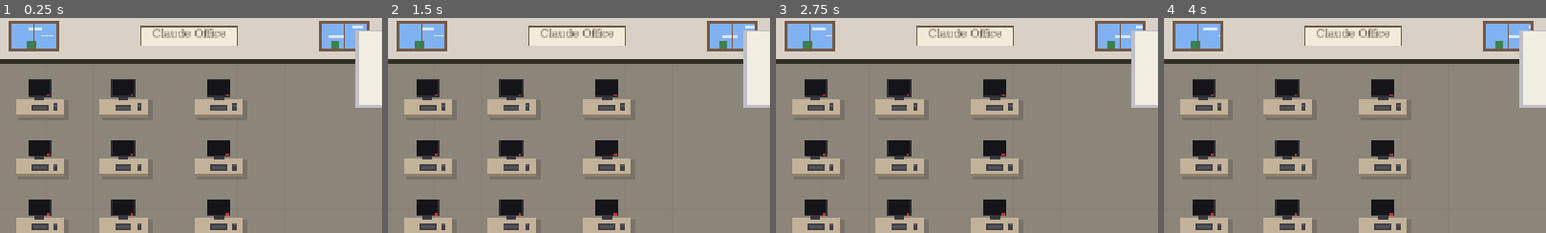
Above: before the commit, frames 1-4 (left to right).
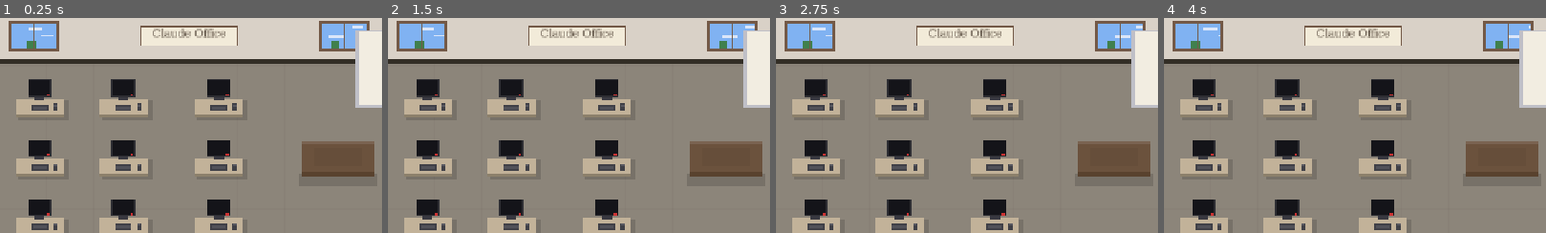
Above: after the commit, the same moments.

Repository: pknull/ccworkspace
Game: Godot game, scene res://scenes/Main.tscn
The game is run twice, just before and just after one commit, with the same random seed, the same clock (stepped at 60 frames per second) and the same inputs.
Inputs (mouse positions are % of the whole screen's width and height, from its top left):
- Up to frame 1 (0.25 s): no input
- Up to frame 2 (1.5 s): tap Enter at 0.5 s; move the mouse to (72, 45) at 0.52 s; click (72, 45) at 0.67 s; click "Reset Layout" at 1.25 s
- Up to frame 3 (2.75 s): drag from (30, 55) to (45, 70) at 2.02 s
- Up to frame 4 (4 s): move the mouse to (60, 28) at 2.77 s; click (60, 28) at 2.92 s; drag from (45, 70) to (20, 35) at 3.52 s
The pictures show only the part of the screen within x 25-75%, y 0-50%; the shares and areas given below are measured in that part.

The runs differ from the first frame. In frame 1, 3.1% of the frame differs, in the area x 79-98%, y 57-74%; in frame 2, 3.1%; in frame 3, 3.1%; in frame 4, 3.1%.

Commit message:
Add meeting table overflow for agents when desks are full
When all 16 desks are occupied, agents now go to a meeting table
in the upper-right area instead of being rejected.

Features:
- Meeting table visual (dark wood conference table)
- 8 standing spots around the table
- MEETING state with corporate meeting phrases:
  "Let's sync up", "Action items?", "Per my last...", etc.
- Agents chat more frequently while in meetings (50% higher rate)
- Meeting agents deliver to shredder and socialize like desk workers
- Meeting spots released when agents complete/leave

Files changed:
- OfficeConstants.gd: Table position, size, 8 standing spots
- OfficePalette.gd: Meeting table wood colors
- OfficeVisualFactory.gd: create_meeting_table() function
- Agent.gd: MEETING state, meeting phrases, start_meeting()
- OfficeManager.gd: Meeting overflow tracking, spawn logic

Co-Authored-By: Claude Opus 4.5 <noreply@anthropic.com>

Diff:
--- a/scripts/Agent.gd
+++ b/scripts/Agent.gd
@@ -3,7 +3,7 @@
 
 signal work_completed(agent: Agent)
 
-enum State { SPAWNING, WALKING_TO_DESK, WORKING, DELIVERING, SOCIALIZING, LEAVING, COMPLETING, IDLE }
+enum State { SPAWNING, WALKING_TO_DESK, WORKING, DELIVERING, SOCIALIZING, LEAVING, COMPLETING, IDLE, MEETING }
 
 # Shirt/tie colors by agent type (more muted, office-appropriate)
 const AGENT_COLORS = {
@@ -89,6 +89,10 @@
 var obstacles: Array[Rect2] = []
 var work_timer: float = 0.0
 var socialize_timer: float = 0.0
+
+# Meeting overflow state
+var is_in_meeting: bool = false
+var meeting_spot: Vector2 = Vector2.ZERO
 
 # Pathfinding
 var path_waypoints: Array[Vector2] = []
@@ -557,6 +561,8 @@
 			# Idle agents can still walk to a destination (e.g., water cooler)
 			if not path_waypoints.is_empty():
 				_process_walking_path(delta)
+		State.MEETING:
+			_process_meeting(delta)
 
 func _check_mouse_hover() -> void:
 	var mouse_pos = get_local_mouse_position()
@@ -586,6 +592,7 @@
 				State.LEAVING: state_text = "Leaving"
 				State.COMPLETING: state_text = "Done!"
 				State.IDLE: state_text = "Idle"
+				State.MEETING: state_text = "In meeting"
 
 			# Build tooltip content - compact single-line spacing
 			var lines: Array[String] = []
@@ -747,6 +754,40 @@
 		# Pick next action: another spot or finally leave
 		_pick_post_work_action()
 
+func _process_meeting(delta: float) -> void:
+	# Walk to meeting spot if not there yet
+	if not path_waypoints.is_empty():
+		_process_walking_path(delta)
+		return
+
+	# Track work time (meetings count as work)
+	work_elapsed += delta
+
+	# Subtle standing animation (shift weight)
+	if body:
+		body.position.y = -15 + sin(Time.get_ticks_msec() * 0.003) * 1.5
+	if head:
+		head.position.y = -35 + sin(Time.get_ticks_msec() * 0.003 + 0.3) * 1.5
+
+	# Meeting-specific spontaneous bubbles
+	_process_spontaneous_bubble(delta, false, true)  # Third param = is_meeting
+
+	# Check if we have a pending completion
+	if pending_completion:
+		if work_elapsed >= min_work_time:
+			print("[Agent %s] Meeting done, completing" % agent_id)
+			pending_completion = false
+			is_in_meeting = false
+			_start_delivering()
+
+func start_meeting(spot: Vector2) -> void:
+	is_in_meeting = true
+	meeting_spot = spot
+	state = State.MEETING
+	_build_path_to(spot)
+	if status_label:
+		status_label.text = "Heading to meeting..."
+
 func _process_working(delta: float) -> void:
 	# Track work time
 	work_elapsed += delta
@@ -805,7 +846,12 @@
 		if assigned_desk.has_method("hide_tool"):
 			assigned_desk.hide_tool()
 		assigned_desk.set_occupied(false)
+	_start_delivering()
+
+func _start_delivering() -> void:
 	state = State.DELIVERING
+	if not document:
+		_create_document()
 	# Pick a random approach position to the shredder (from any accessible side)
 	var delivery_pos = _get_random_shredder_approach()
 	_build_path_to(delivery_pos)
@@ -902,6 +948,15 @@
 				pending_completion = true
 				if status_label:
 					status_label.text = "Wrapping up..."
+		State.MEETING:
+			# If we haven't met long enough, delay completion
+			if work_elapsed >= min_work_time:
+				is_in_meeting = false
+				_start_delivering()
+			else:
+				pending_completion = true
+				if status_label:
+					status_label.text = "Wrapping up meeting..."
 		State.SPAWNING, State.WALKING_TO_DESK:
 			pending_completion = true
 			if status_label:
@@ -1150,6 +1205,14 @@
 	"Love this cooler.", "Quick break!", "Busy day!", "Same here.",
 ]
 
+const MEETING_PHRASES = [
+	"Good point.", "Let's sync up.", "Action items?", "Any blockers?",
+	"Per my last...", "Circling back...", "Take it offline?", "Synergies!",
+	"Moving forward...", "Aligned.", "Let's table that.", "Deep dive?",
+	"Bandwidth?", "EOD works.", "Ping me later.", "Noted.",
+	"That's a stretch.", "Can we scope it?", "Dependencies?", "Ship it!",
+]
+
 func _input(event: InputEvent) -> void:
 	if event is InputEventMouseButton and event.pressed and event.button_index == MOUSE_BUTTON_LEFT:
 		# Check if click is on this agent
@@ -1310,7 +1373,7 @@
 		body.position.y = base_body_y
 
 # Spontaneous voice bubble functions
-func _process_spontaneous_bubble(delta: float, is_socializing: bool = false) -> void:
+func _process_spontaneous_bubble(delta: float, is_socializing: bool = false, is_meeting: bool = false) -> void:
 	# Don't process if already showing a reaction
 	if reaction_timer > 0:
 		return
@@ -1322,16 +1385,22 @@
 
 	spontaneous_bubble_timer += delta
 
-	# Different intervals for working vs socializing
-	var check_interval = SPONTANEOUS_CHECK_INTERVAL if not is_socializing else SPONTANEOUS_CHECK_INTERVAL * 0.6
-	var chance = SPONTANEOUS_CHANCE if not is_socializing else SPONTANEOUS_CHANCE * 1.5
+	# Different intervals: meetings have higher chance (more chatty)
+	var check_interval = SPONTANEOUS_CHECK_INTERVAL
+	var chance = SPONTANEOUS_CHANCE
+	if is_meeting:
+		check_interval = SPONTANEOUS_CHECK_INTERVAL * 0.5  # Check more often in meetings
+		chance = SPONTANEOUS_CHANCE * 2.0  # Much more chatty
+	elif is_socializing:
+		check_interval = SPONTANEOUS_CHECK_INTERVAL * 0.6
+		chance = SPONTANEOUS_CHANCE * 1.5
 
 	if spontaneous_bubble_timer >= check_interval:
 		spontaneous_bubble_timer = 0.0
 		if randf() < chance:
 			# Check global coordination (only one spontaneous bubble at a time)
 			if _can_show_spontaneous_globally():
-				_show_spontaneous_reaction(is_socializing)
+				_show_spontaneous_reaction(is_socializing, is_meeting)
 				spontaneous_cooldown = SPONTANEOUS_COOLDOWN
 
 func _can_show_spontaneous_globally() -> bool:
@@ -1340,9 +1409,13 @@
 		return office_manager.can_show_spontaneous_bubble()
 	return true  # Default to yes if no manager
 
-func _show_spontaneous_reaction(is_socializing: bool = false) -> void:
+func _show_spontaneous_reaction(is_socializing: bool = false, is_meeting: bool = false) -> void:
 	# Pick appropriate phrase based on context
-	var phrases = SOCIALIZING_PHRASES if is_socializing else WORKING_PHRASES
+	var phrases = WORKING_PHRASES
+	if is_meeting:
+		phrases = MEETING_PHRASES
+	elif is_socializing:
+		phrases = SOCIALIZING_PHRASES
 	var phrase = phrases[randi() % phrases.size()]
 
 	# Notify manager that we're showing a bubble
--- a/scripts/OfficeConstants.gd
+++ b/scripts/OfficeConstants.gd
@@ -64,6 +64,23 @@
 const FILING_CABINET_POSITION: Vector2 = Vector2(50, 555) # X=cell 2, Y=cell 23
 const SHREDDER_POSITION: Vector2 = Vector2(1210, 535)     # X=cell 60, Y=cell 22
 const TASKBOARD_POSITION: Vector2 = Vector2(920, 20)      # Top-right corner
+
+# Meeting table for overflow agents (right side of office)
+const MEETING_TABLE_POSITION: Vector2 = Vector2(890, 235)  # Upper-right area
+const MEETING_TABLE_SIZE: Vector2 = Vector2(120, 60)       # Rectangular conference table
+const MEETING_TABLE_OBSTACLE: Vector2 = Vector2(130, 70)   # Slightly larger for pathfinding
+
+# Meeting table standing positions (around the table)
+const MEETING_SPOTS: Array[Vector2] = [
+	Vector2(830, 205),   # Left-top
+	Vector2(830, 265),   # Left-bottom
+	Vector2(950, 205),   # Right-top
+	Vector2(950, 265),   # Right-bottom
+	Vector2(870, 175),   # Top-left
+	Vector2(910, 175),   # Top-right
+	Vector2(870, 295),   # Bottom-left
+	Vector2(910, 295),   # Bottom-right
+]
 
 # Taskboard dimensions for dragging
 const TASKBOARD_SIZE: Vector2 = Vector2(170, 130)
--- a/scripts/OfficeManager.gd
+++ b/scripts/OfficeManager.gd
@@ -19,6 +19,12 @@
 var door_position: Vector2 = OfficeConstants.DOOR_POSITION
 var shredder_position: Vector2 = OfficeConstants.SHREDDER_POSITION
 var taskboard_position: Vector2 = OfficeConstants.TASKBOARD_POSITION
+var meeting_table_position: Vector2 = OfficeConstants.MEETING_TABLE_POSITION
+
+# Meeting table overflow tracking
+var meeting_table: Node2D = null
+var meeting_spots_occupied: Array[bool] = []  # Track which spots are taken
+var agents_in_meeting: Dictionary = {}  # agent_id -> spot_index
 
 # Draggable furniture references
 var draggable_water_cooler: Node2D = null
@@ -181,6 +187,17 @@
 	draggable_shredder.position_changed.connect(_on_item_position_changed)
 	add_child(draggable_shredder)
 	office_obstacles.append(Rect2(shredder_position.x - 15, shredder_position.y - 20, 30, 40))
+
+	# Meeting table (overflow area - not draggable)
+	meeting_table = OfficeVisualFactory.create_meeting_table()
+	meeting_table.position = meeting_table_position
+	add_child(meeting_table)
+	# Register as obstacle
+	var table_size = OfficeConstants.MEETING_TABLE_OBSTACLE
+	office_obstacles.append(Rect2(meeting_table_position.x - table_size.x / 2, meeting_table_position.y - table_size.y / 2, table_size.x, table_size.y))
+	# Initialize meeting spots (8 spots around the table)
+	meeting_spots_occupied.resize(OfficeConstants.MEETING_SPOTS.size())
+	meeting_spots_occupied.fill(false)
 
 func _create_desks() -> void:
 	var desk_x_positions = OfficeConstants.DESK_POSITIONS_X
@@ -233,6 +250,7 @@
 	_register_furniture_obstacle("plant", plant_position, OfficeConstants.PLANT_OBSTACLE)
 	_register_furniture_obstacle("filing_cabinet", filing_cabinet_position, OfficeConstants.FILING_CABINET_OBSTACLE)
 	_register_furniture_obstacle("shredder", shredder_position, OfficeConstants.SHREDDER_OBSTACLE)
+	_register_furniture_obstacle("meeting_table", meeting_table_position, OfficeConstants.MEETING_TABLE_OBSTACLE)
 
 func _register_furniture_obstacle(obstacle_id: String, pos: Vector2, size: Vector2) -> void:
 	var rect = Rect2(pos.x - size.x / 2, pos.y - size.y / 2, size.x, size.y)
@@ -360,10 +378,17 @@
 
 	print("[OfficeManager] Spawning agent: %s (%s)" % [agent_type, agent_id])
 
+	# Try to find a desk first
 	var desk = _find_available_desk()
+	var meeting_spot_idx = -1
+
 	if desk == null:
-		push_warning("No available desks!")
-		return
+		# No desk - try meeting table overflow
+		meeting_spot_idx = _find_available_meeting_spot()
+		if meeting_spot_idx == -1:
+			push_warning("No available desks or meeting spots!")
+			return
+		print("[OfficeManager] No desk available, using meeting table spot %d" % meeting_spot_idx)
 
 	# Track by session
 	if not agents_by_session.has(session_id):
@@ -385,9 +410,20 @@
 	agent.set_obstacles(office_obstacles)
 	agent.navigation_grid = navigation_grid  # Use grid-based pathfinding
 	agent.office_manager = self  # For spontaneous bubble coordination
-	agent.assign_desk(desk)
 	agent.work_completed.connect(_on_agent_completed)
 	add_child(agent)
+
+	if desk != null:
+		# Normal desk assignment
+		agent.assign_desk(desk)
+		_draw_spawn_connection(spawn_pos, desk.get_work_position(), agent_type)
+	else:
+		# Meeting table overflow
+		var meeting_spot = OfficeConstants.MEETING_SPOTS[meeting_spot_idx]
+		meeting_spots_occupied[meeting_spot_idx] = true
+		agents_in_meeting[agent_id] = meeting_spot_idx
+		agent.start_meeting(meeting_spot)
+		_draw_spawn_connection(spawn_pos, meeting_spot, agent_type)
 
 	# Track agent
 	active_agents[agent_id] = agent
@@ -396,8 +432,20 @@
 	agent_by_type[agent_type].append(agent_id)
 
 	# Visual feedback
-	_draw_spawn_connection(spawn_pos, desk.get_work_position(), agent_type)
 	status_label.text = "Spawned: %s" % agent_type
+
+func _find_available_meeting_spot() -> int:
+	for i in range(meeting_spots_occupied.size()):
+		if not meeting_spots_occupied[i]:
+			return i
+	return -1
+
+func _release_meeting_spot(agent_id: String) -> void:
+	if agents_in_meeting.has(agent_id):
+		var spot_idx = agents_in_meeting[agent_id]
+		if spot_idx >= 0 and spot_idx < meeting_spots_occupied.size():
+			meeting_spots_occupied[spot_idx] = false
+		agents_in_meeting.erase(agent_id)
 
 func _handle_agent_complete(data: Dictionary) -> void:
 	var agent_id = data.get("agent_id", "")
@@ -509,6 +557,9 @@
 		agent_by_type[agent.agent_type].erase(aid)
 	if agent.session_id and agents_by_session.has(agent.session_id):
 		agents_by_session[agent.session_id].erase(aid)
+
+	# Release meeting spot if this agent was in a meeting
+	_release_meeting_spot(aid)
 
 	agent.queue_free()
 
--- a/scripts/OfficePalette.gd
+++ b/scripts/OfficePalette.gd
@@ -30,6 +30,11 @@
 # Desk
 const DESK_SURFACE = Color(0.76, 0.70, 0.60)
 const DESK_EDGE = Color(0.55, 0.50, 0.42)
+
+# Meeting Table (darker wood conference table)
+const MEETING_TABLE_SURFACE = Color(0.42, 0.32, 0.24)
+const MEETING_TABLE_EDGE = Color(0.35, 0.26, 0.18)
+const MEETING_TABLE_LEG = Color(0.30, 0.22, 0.16)
 
 # Metal (filing cabinet, etc)
 const METAL_GRAY = Color(0.5, 0.5, 0.52)
--- a/scripts/OfficeVisualFactory.gd
+++ b/scripts/OfficeVisualFactory.gd
@@ -231,6 +231,59 @@
 	shredder.add_child(led)
 
 	return shredder
+
+static func create_meeting_table() -> Node2D:
+	var table = Node2D.new()
+	table.name = "MeetingTable"
+
+	# Shadow under table
+	var shadow = ColorRect.new()
+	shadow.size = Vector2(130, 20)
+	shadow.position = Vector2(-65, 25)
+	shadow.color = OfficePalette.SHADOW
+	table.add_child(shadow)
+
+	# Table legs (4 corners, visible from top-down angle)
+	var leg_positions = [
+		Vector2(-50, -20), Vector2(50, -20),  # Back legs
+		Vector2(-50, 20), Vector2(50, 20),    # Front legs
+	]
+	for leg_pos in leg_positions:
+		var leg = ColorRect.new()
+		leg.size = Vector2(8, 8)
+		leg.position = leg_pos - Vector2(4, 4)
+		leg.color = OfficePalette.MEETING_TABLE_LEG
+		table.add_child(leg)
+
+	# Table edge (front face - darker)
+	var edge_front = ColorRect.new()
+	edge_front.size = Vector2(120, 8)
+	edge_front.position = Vector2(-60, 22)
+	edge_front.color = OfficePalette.MEETING_TABLE_EDGE
+	table.add_child(edge_front)
+
+	# Table surface (main top - lighter wood)
+	var surface = ColorRect.new()
+	surface.size = Vector2(120, 50)
+	surface.position = Vector2(-60, -28)
+	surface.color = OfficePalette.MEETING_TABLE_SURFACE
+	table.add_child(surface)
+
+	# Surface edge detail (lighter strip at top for 3D effect)
+	var edge_top = ColorRect.new()
+	edge_top.size = Vector2(120, 4)
+	edge_top.position = Vector2(-60, -28)
+	edge_top.color = OfficePalette.MEETING_TABLE_SURFACE.lightened(0.1)
+	table.add_child(edge_top)
+
+	# Center decoration (subtle inlay pattern)
+	var inlay = ColorRect.new()
+	inlay.size = Vector2(80, 30)
+	inlay.position = Vector2(-40, -18)
+	inlay.color = OfficePalette.MEETING_TABLE_SURFACE.darkened(0.05)
+	table.add_child(inlay)
+
+	return table
 
 static func create_door(parent: Node2D, pos: Vector2) -> Node2D:
 	var door = Node2D.new()
